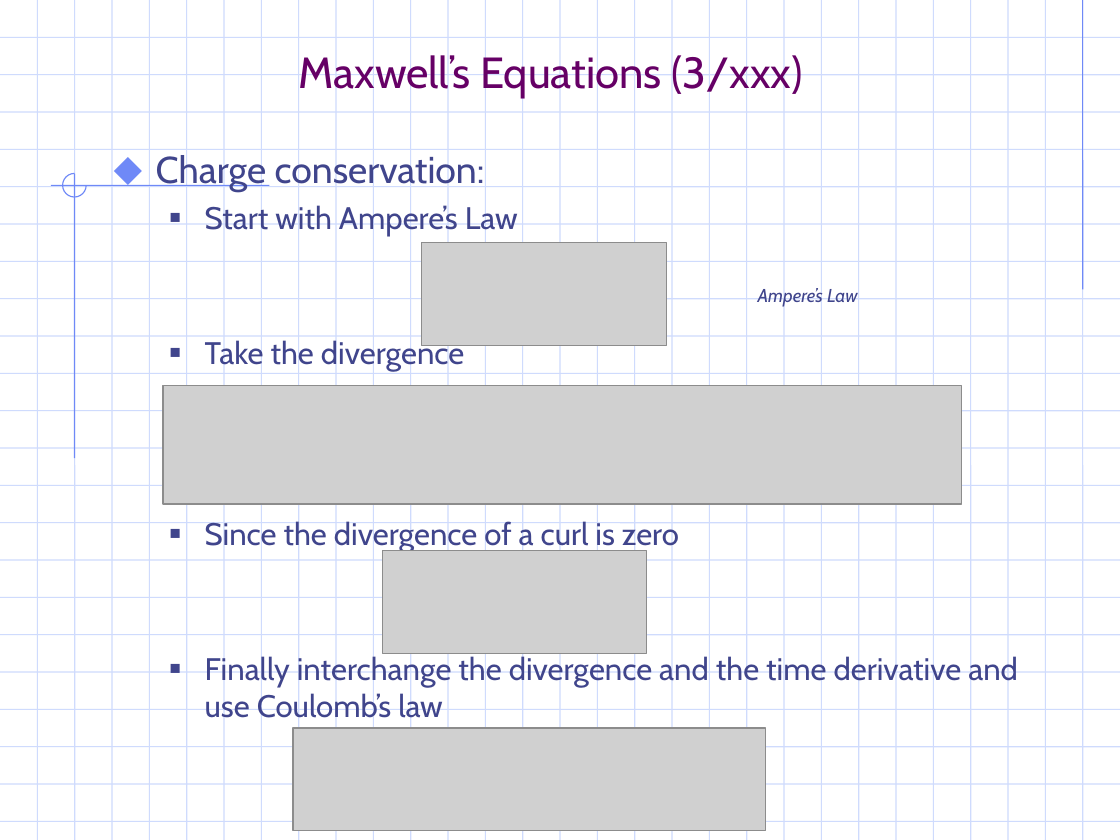
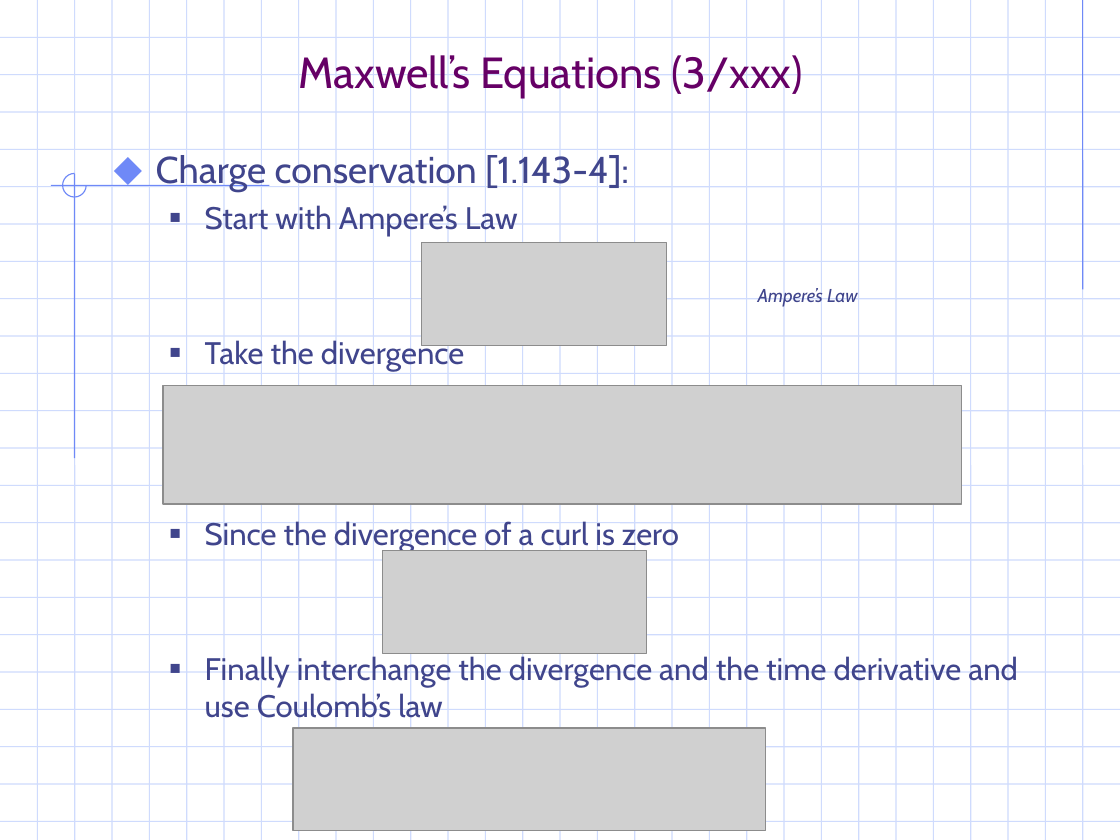
Before and after one commit to gravmath/Projects, a slide deck: slide 6 of PowerPoint/EM_notes.ppt. Drawn at 1120x840 pixels with LibreOffice and Linux fonts; fonts in the diff are those of the drawing; grey boxes stand for pictures; background and template pictures are left out. Boxes give left, top, right and bottom in pixels: in the first picture for what was removed or moved away, otherwise in the second. Text is boxed around its words. In the diff, an @@ line names an element or a change of style, - is before the commit and + after.

```diff
--- a/PowerPoint/EM_notes.ppt
+++ b/PowerPoint/EM_notes.ppt
@@ text at (x1=156, y1=151, x2=629, y2=191): text changed @@
-⬥ Charge conservation:
+⬥ Charge conservation [1.143-4]:
```
Also in this commit, not shown: 7 other slides changed, 8 slides added, 11 other files.
